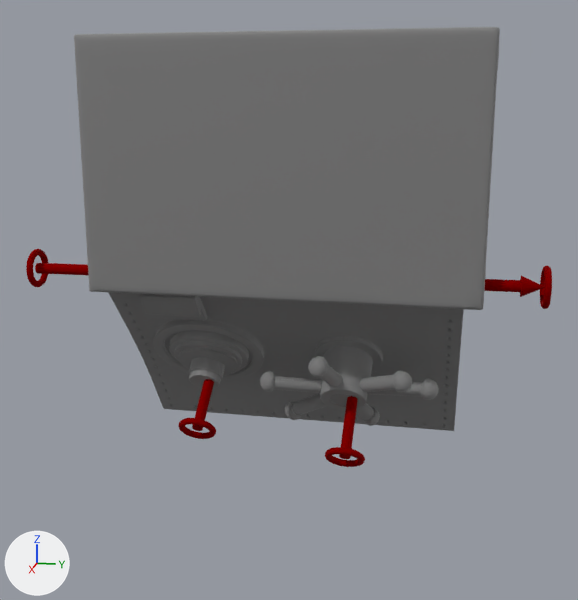
The glTF model webpage/image_conditioned/results/articulated-models-5-005/mesh_parts_with_axes.glb as it was, and as the next commit left it.
Both versions are drawn from a camera (50 mm lens) standing at (1.536, -0.064, 0.331) and looking at (0.067, -0.358, -0.036). The axes (+X, +Y, +Z) are drawn at lower left. The lights are the same throughout. The picture after the commit comes second. Where no turn or scale is listed for an object, it has been applied to the vertices.

The scene before the commit, as lines of its bpy script (objects in view):
```python
ob_geometry_0 = bpy.data.objects.new('geometry_0', me_geometry_0)
ob_geometry_0.location = (0.0, 0.0, 0.0)
ob_geometry_1 = bpy.data.objects.new('geometry_1', me_geometry_1)
ob_geometry_1.parent = ob_world
ob_geometry_1.location = (0.0, 0.0, 0.0)
ob_geometry_11 = bpy.data.objects.new('geometry_11', me_geometry_11)
ob_geometry_11.parent = ob_world
ob_geometry_11.location = (0.0, 0.0, 0.0)
ob_geometry_2 = bpy.data.objects.new('geometry_2', me_geometry_2)
ob_geometry_2.parent = ob_world
ob_geometry_2.location = (0.0, 0.0, 0.0)
ob_geometry_3 = bpy.data.objects.new('geometry_3', me_geometry_3)
ob_geometry_3.parent = ob_world
ob_geometry_3.location = (0.0, 0.0, 0.0)
ob_geometry_7 = bpy.data.objects.new('geometry_7', me_geometry_7)
ob_geometry_7.parent = ob_world
ob_geometry_7.location = (0.0, 0.0, 0.0)
ob_geometry_8 = bpy.data.objects.new('geometry_8', me_geometry_8)
ob_geometry_8.parent = ob_world
ob_geometry_8.location = (0.0, 0.0, 0.0)
# also in view: 'geometry_4' at (0.181, -0.358, 0.035)
```
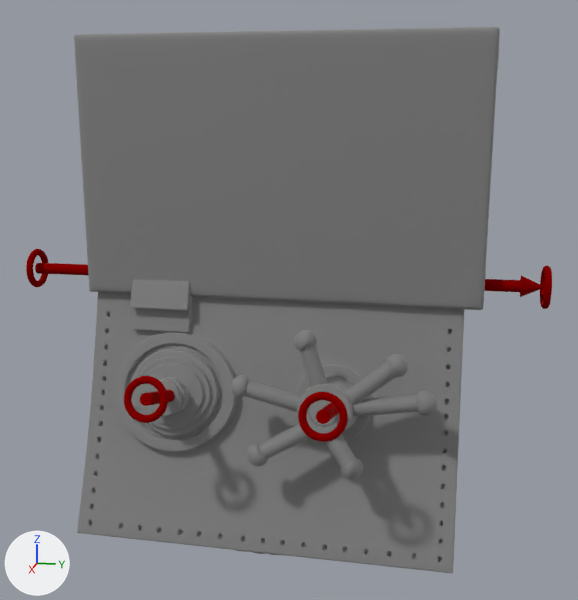
Where the change shows, as pixel boxes [x1, y1, x2, y2] in the pictures (578 x 600 px):
'geometry_1', moved, turned: before [108, 292, 464, 431]; after [77, 279, 464, 573]
'geometry_2', moved, turned: before [154, 319, 263, 389]; after [114, 333, 235, 452]
'geometry_3', moved, turned: before [260, 346, 439, 426]; after [231, 330, 437, 480]
'geometry_11', moved, turned: before [325, 447, 365, 467]; after [298, 392, 348, 442]
'geometry_8', moved, turned: before [178, 418, 216, 439]; after [124, 376, 168, 423]
'geometry_7', moved, turned: before [192, 379, 214, 431]; after [140, 390, 175, 406]

The edits, one by one:
Object 'geometry_1' (ob_geometry_1) moves from (0.0, 0.0, 0.0) to (0.114, 0.000776, -0.137).
Object 'geometry_1' (ob_geometry_1) turns from (0, 0, 0) to (0.4, -58, -0.5) degrees about x, y and z.
Object 'geometry_2' (ob_geometry_2) moves from (0.0, 0.0, 0.0) to (0.116, 0.00061, -0.135).
Object 'geometry_2' (ob_geometry_2) turns from (0, 0, 0) to (0.7, -58, -0.9) degrees about x, y and z.
Object 'geometry_3' (ob_geometry_3) moves from (0.0, 0.0, 0.0) to (0.115, 0.000628, -0.136).
Object 'geometry_3' (ob_geometry_3) turns from (0, 0, 0) to (0.7, -58, -0.9) degrees about x, y and z.
Object 'geometry_7' (ob_geometry_7) moves from (0.0, 0.0, 0.0) to (0.116, 0.00061, -0.135).
Object 'geometry_7' (ob_geometry_7) turns from (0, 0, 0) to (0.7, -58, -0.9) degrees about x, y and z.
Object 'geometry_8' (ob_geometry_8) moves from (0.0, 0.0, 0.0) to (0.116, 0.00061, -0.135).
Object 'geometry_8' (ob_geometry_8) turns from (0, 0, 0) to (0.7, -58, -0.9) degrees about x, y and z.
Object 'geometry_11' (ob_geometry_11) moves from (0.0, 0.0, 0.0) to (0.115, 0.000628, -0.136).
Object 'geometry_11' (ob_geometry_11) turns from (0, 0, 0) to (0.7, -58, -0.9) degrees about x, y and z.
